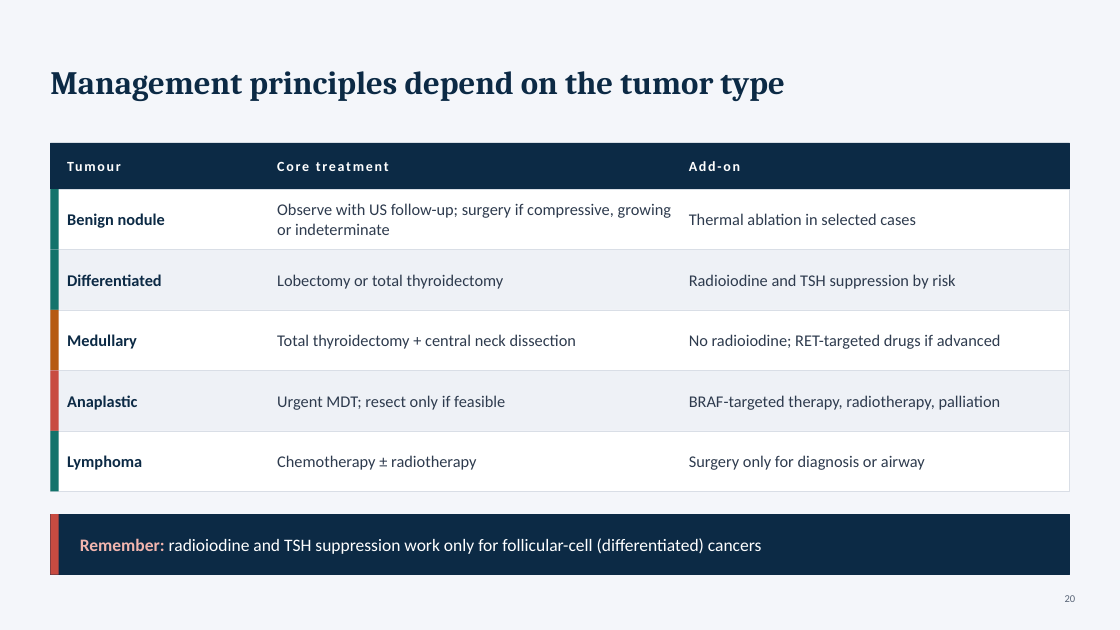
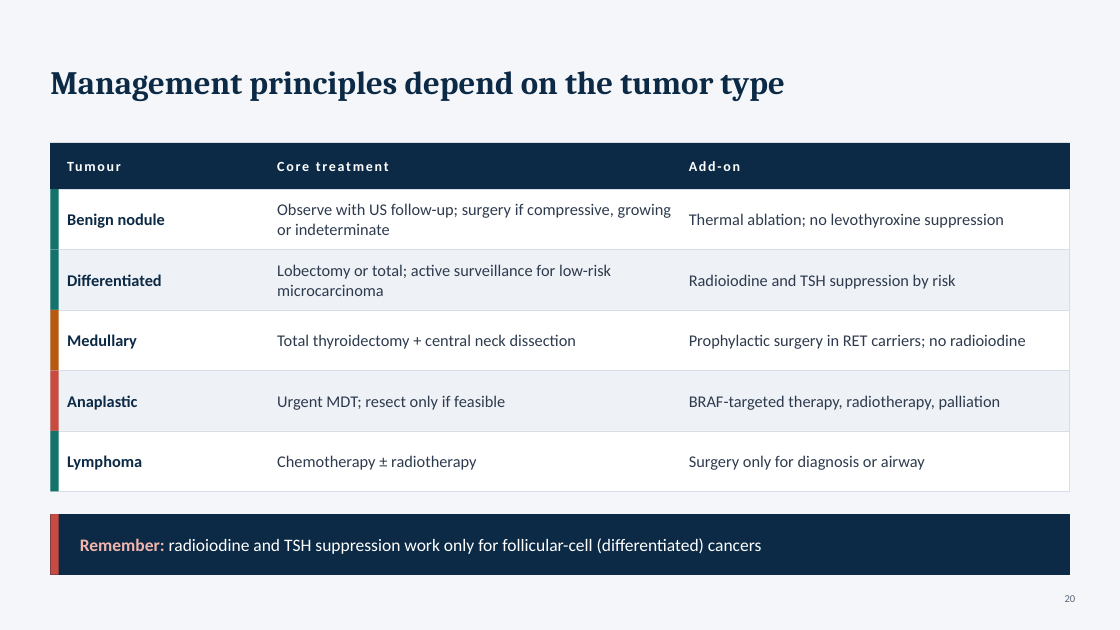
Before and after one commit to Anmo0/Claude-Code-Cloud-, a slide deck: slide 20 of thyroid-seminar/Thyroid_Tumors_Seminar.pptx. Drawn at 1120x630 pixels with LibreOffice and Linux fonts; fonts in the diff are those of the drawing. Boxes give left, top, right and bottom in pixels: in the first picture for what was removed or moved away, otherwise in the second. Text is boxed around its words. In the diff, an @@ line names an element or a change of style, - is before the commit and + after.

```diff
--- a/thyroid-seminar/Thyroid_Tumors_Seminar.pptx
+++ b/thyroid-seminar/Thyroid_Tumors_Seminar.pptx
@@ text at <box>689,213,1004,228</box>: text changed @@
-Thermal ablation in selected cases
+Thermal ablation; no levothyroxine suppression
@@ text at <box>277,264,611,296</box>: text changed @@
-Lobectomy or total thyroidectomy
+Lobectomy or total; active surveillance for low-risk microcarcinoma
@@ text at <box>689,334,1026,349</box>: text changed @@
-No radioiodine; RET-targeted drugs if advanced
+Prophylactic surgery in RET carriers; no radioiodine
```
Also in this commit, not shown: 4 other slides changed, 3 other files.
